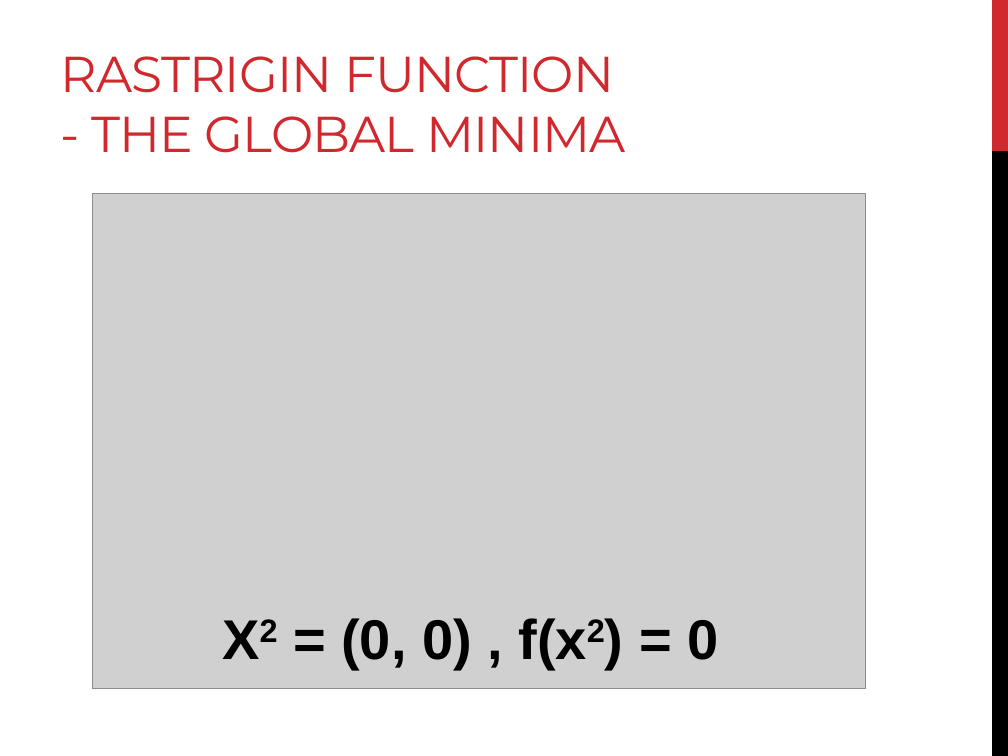
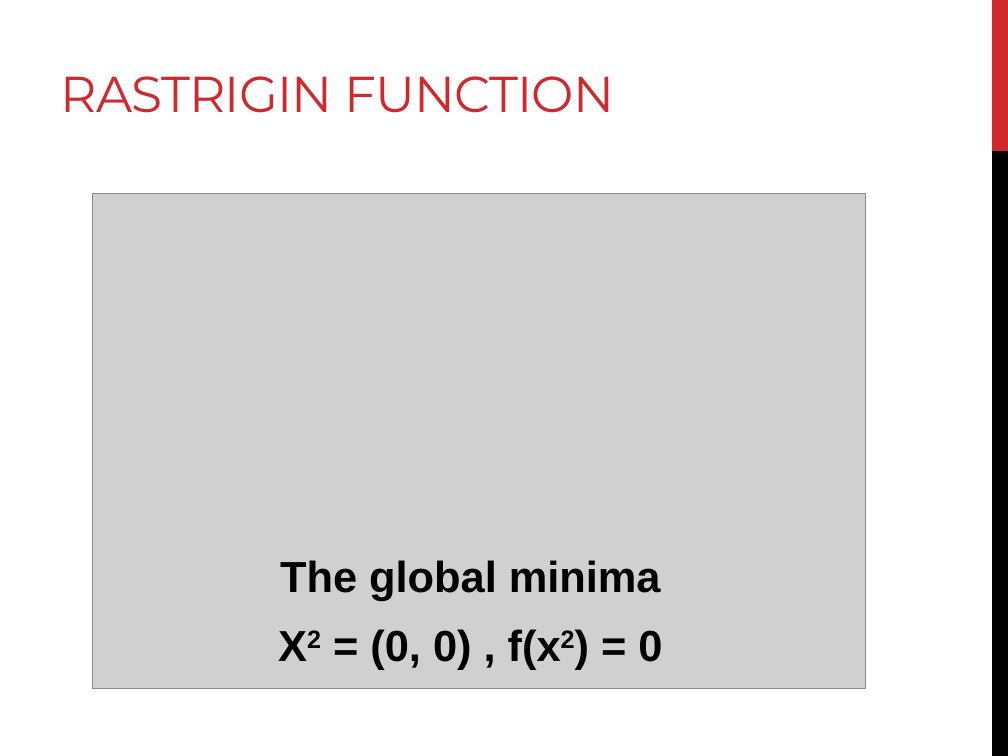
Before and after one commit to MonicaTu/soft-computing, a slide deck: slide 12 of hw1/soft_computing_hw1.pptx (slide 19 before the commit). Drawn at 1008x756 pixels with LibreOffice and Linux fonts; fonts in the diff are those of the drawing; grey boxes stand for pictures. Boxes give left, top, right and bottom in pixels: in the first picture for what was removed or moved away, otherwise in the second. Text is boxed around its words. In the diff, an @@ line names an element or a change of style, - is before the commit and + after.

```diff
--- a/hw1/soft_computing_hw1.pptx
+++ b/hw1/soft_computing_hw1.pptx
@@ title "RASTRIGIN FUNCTION" at (60,76,614,113): vertical alignment bottom to middle @@
@@ title at (60,76,614,113): text changed @@
-RASTRIGIN FUNCTION
-- THE GLOBAL MINIMA
+RASTRIGIN FUNCTION
@@ text at (280,560,661,600): paragraph added @@
+The global minima
@@ text at (370,629,662,669): size 40 to 31 pt in "X2 = (0, 0) , f(x2) = ..."; less space between paragraphs @@
```
Also in this commit, not shown: 1 other slide changed, 2 slides added, 1 other file.
